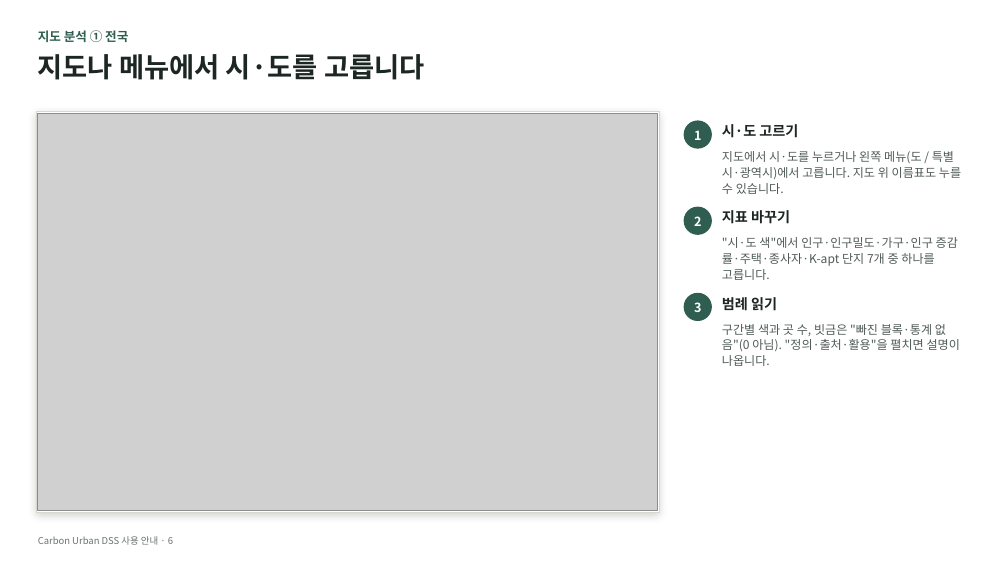
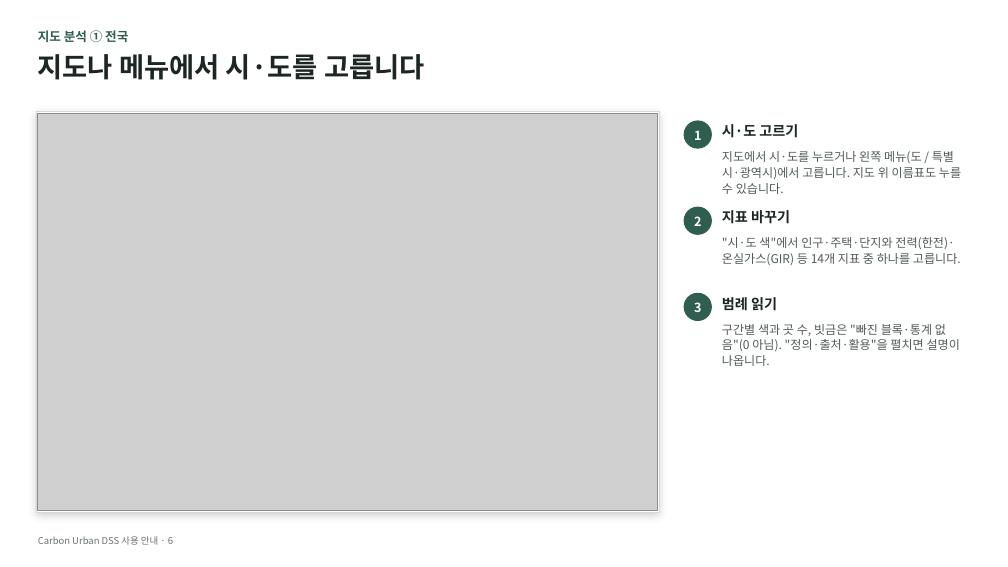
Before and after one commit to shy0401/Carbon-Urban-DSS, a slide deck: slide 6 of docs/usage/Carbon-Urban-DSS-guide.pptx. Drawn at 1008x567 pixels with LibreOffice and Linux fonts; fonts in the diff are those of the drawing; grey boxes stand for pictures. Boxes give left, top, right and bottom in pixels: in the first picture for what was removed or moved away, otherwise in the second. Text is boxed around its words. In the diff, an @@ line names an element or a change of style, - is before the commit and + after.

```diff
--- a/docs/usage/Carbon-Urban-DSS-guide.pptx
+++ b/docs/usage/Carbon-Urban-DSS-guide.pptx
@@ text at box(722, 237, 961, 265): text changed @@
-"시·도 색"에서 인구·인구밀도·가구·인구 증감률·주택·종사자·K-apt 단지 7개 중 하나를 고릅니다.
+"시·도 색"에서 인구·주택·단지와 전력(한전)·온실가스(GIR) 등 14개 지표 중 하나를 고릅니다.
```
Also in this commit, not shown: 3 other slides changed.
